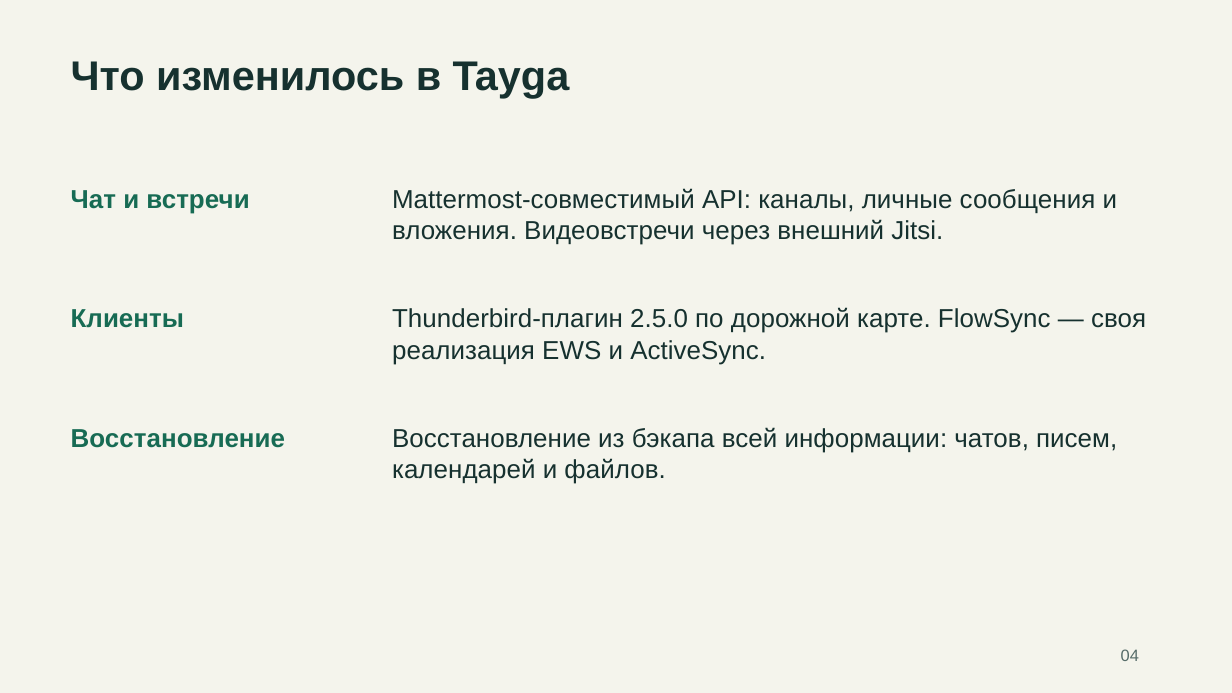
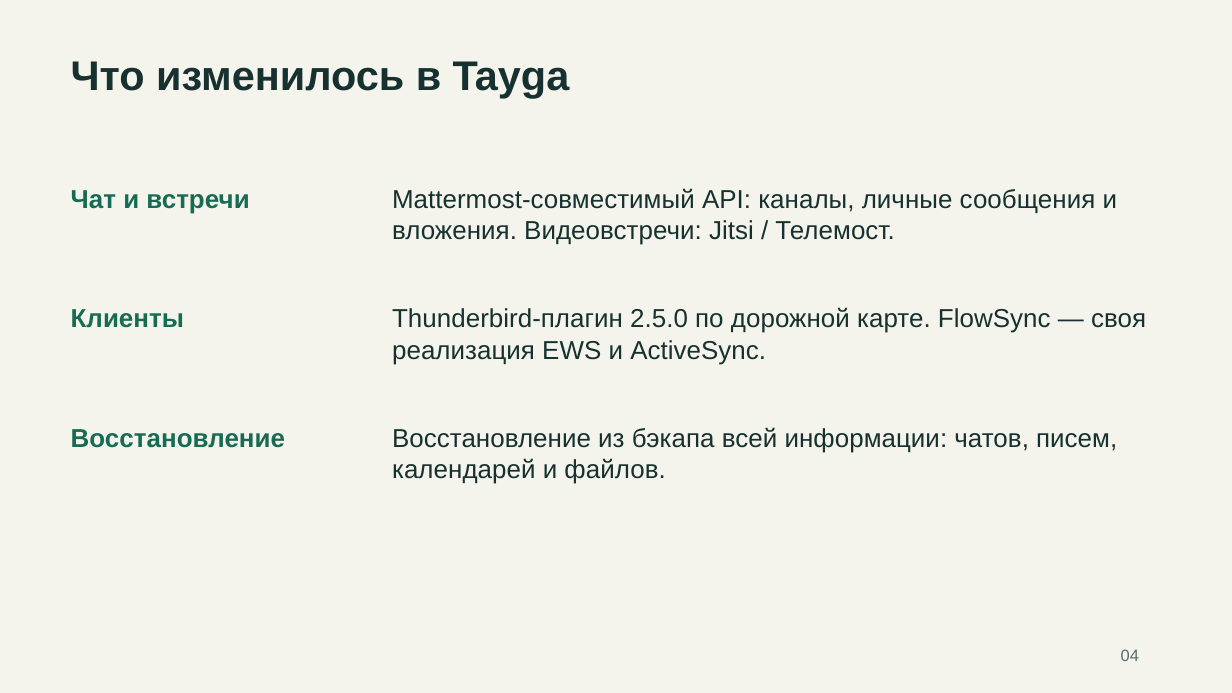
Before and after one commit to rkislov/tayga-mail-server, a slide deck: slide 4 of docs/presentations/tayga-competitors-2026-11-19.pptx. Drawn at 1232x693 pixels with LibreOffice and Linux fonts; fonts in the diff are those of the drawing. Boxes give left, top, right and bottom in pixels: in the first picture for what was removed or moved away, otherwise in the second. Text is boxed around its words. In the diff, an @@ line names an element or a change of style, - is before the commit and + after.

```diff
--- a/docs/presentations/tayga-competitors-2026-11-19.pptx
+++ b/docs/presentations/tayga-competitors-2026-11-19.pptx
@@ text at (392,188,1117,245): text changed @@
-Mattermost-совместимый API: каналы, личные сообщения и вложения. Видеовстречи через внешний Jitsi.
+Mattermost-совместимый API: каналы, личные сообщения и вложения. Видеовстречи: Jitsi / Телемост.
```
Also in this commit, not shown: 10 other slides changed, 12 slides added, 4 other files.
